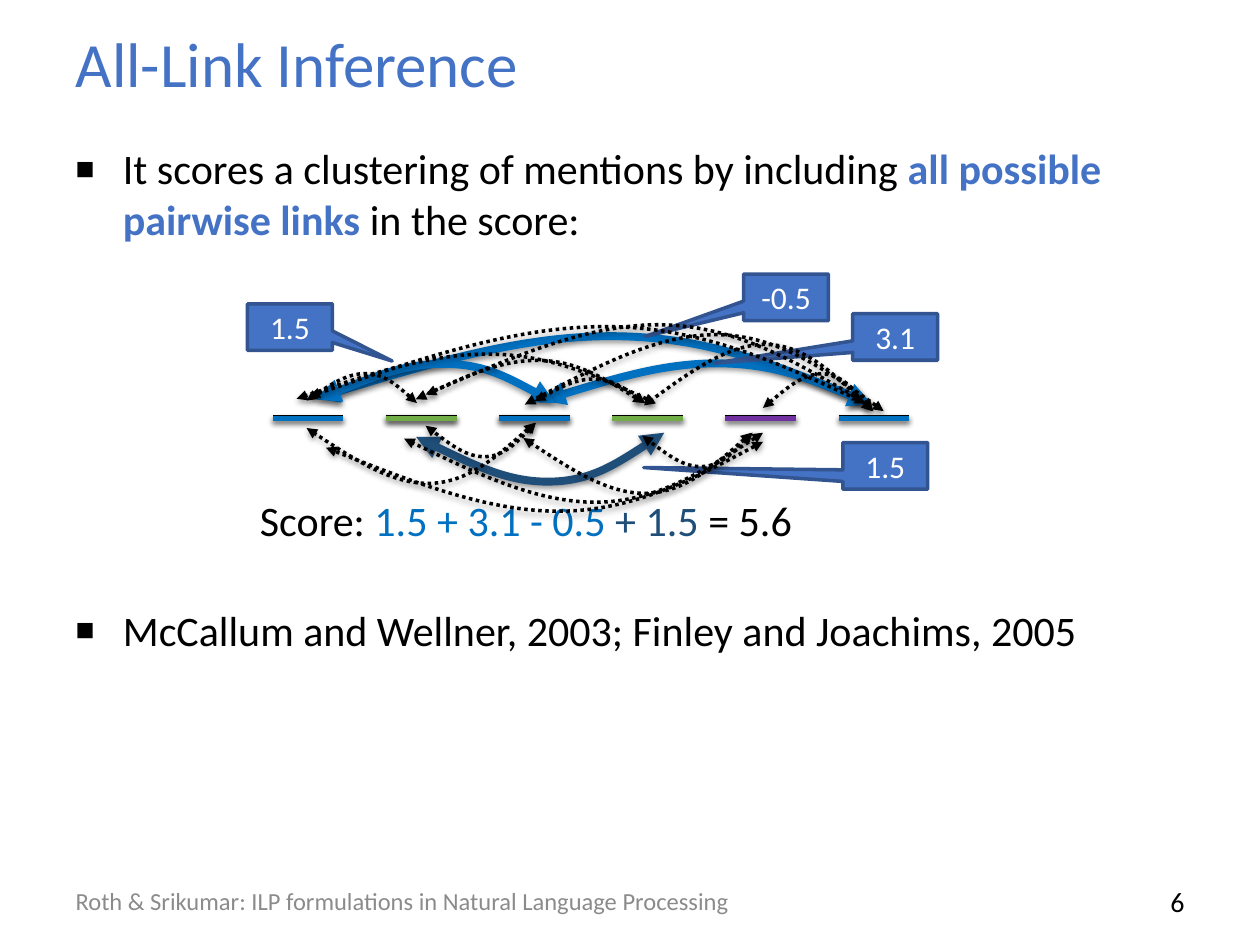
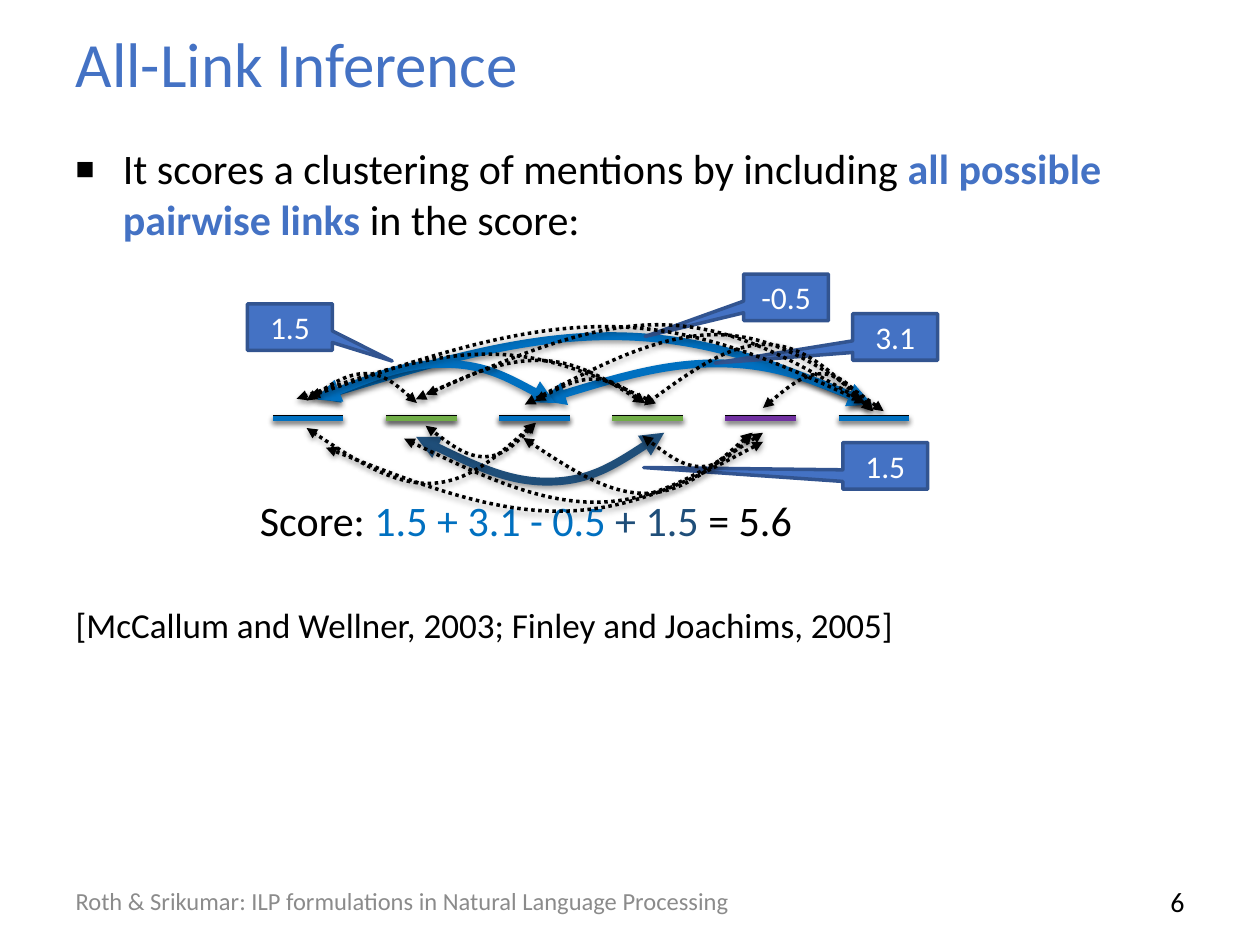
Before and after one commit to ilpinference/ilpinference.github.io, a slide deck: slide 7 of eacl2017/slides/applications.pptx. Drawn at 1260x945 pixels with LibreOffice and Linux fonts; fonts in the diff are those of the drawing. Boxes give left, top, right and bottom in pixels: in the first picture for what was removed or moved away, otherwise in the second. Text is boxed around its words. In the diff, an @@ line names an element or a change of style, - is before the commit and + after.

```diff
--- a/eacl2017/slides/applications.pptx
+++ b/eacl2017/slides/applications.pptx
@@ text at (76, 612, 893, 644): text changed; size 24 to 20 pt @@
-■ McCallum and Wellner, 2003; Finley and Joachims, 2005
+[McCallum and Wellner, 2003; Finley and Joachims, 2005]
```
Also in this commit, not shown: 2 other slides changed, 3 other files.
